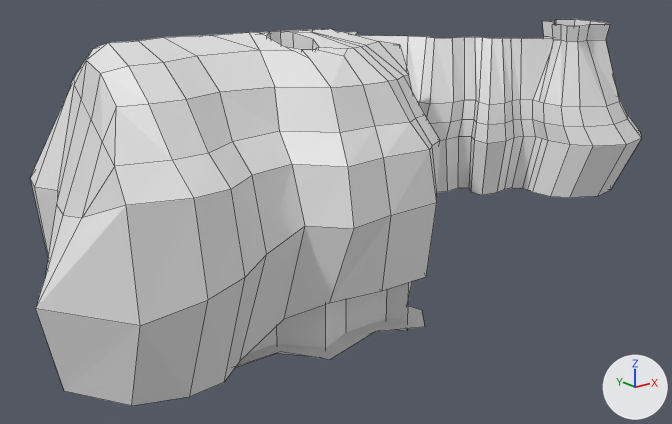
What one commit did to the Blender file Assets/Models/Terrain/BlockingCuevaEN.blend.
The view is the same before and after, from a camera (50 mm lens) standing at (-33.5, -62.0, 58.5) and looking at (25.1, 11.1, 29.3). Lighting does not change. The marker at lower right points along +X, +Y and +Z. The picture after the commit comes second. Mesh edges are drawn as thin lines.
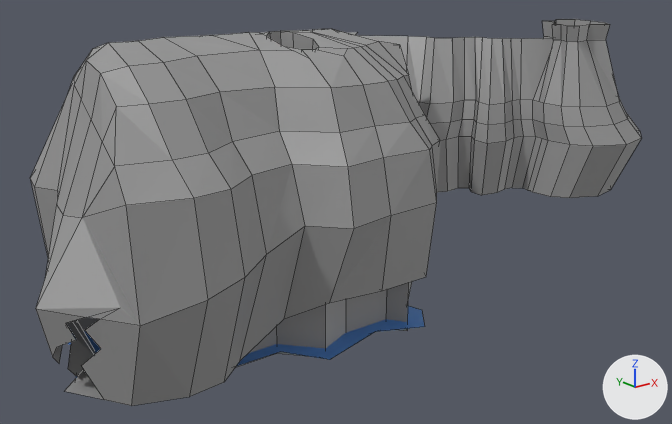
Location of each change, [x1, y1, x2, y2] in pixels of the pictures (672 x 424 px; the box of a moved part takes in the faces that stretch with it):
part 1 of me_plane_001, moved or reshaped
    both: [36, 206, 140, 406]
part 2 of me_plane_001, recoloured (white to blue)
    before: [237, 306, 425, 366]
    after: [67, 306, 425, 378]
part 3 of me_plane_001, recoloured (white to grey)
    both: [30, 19, 641, 406]

What changed in the scene script:
```text
Add mat_agua:
    mat_agua = principled_material('agua')
    mat_agua.base_color = (0.0928, 0.296, 0.8)  # blue #5694e7
Add mat_cesped:
    mat_cesped = principled_material('Cesped')
    mat_cesped.base_color = (0.38, 0.789, 0.24)  # green #a6e686
Add mat_roca:
    mat_roca = principled_material('Roca')
    mat_roca.base_color = (0.313, 0.313, 0.313)  # grey #989898
Change me_plane_001:
    used by ob_plane_001; location = (0.0, 0.0, 22.2)
    remove me_plane_001.from_pydata(...)  # 781 vertices, 624 faces; spans x -10.1..53.3, y -9.7..41.3, z -2.7..26.5
    add me_plane_001.from_pydata(...)  # 800 vertices, 626 faces; spans x -10.1..53.3, y -9.7..41.3, z -2.7..26.5
    me_plane_001 part 1
    4 faces are deleted
    19 vertices are added at x -9.0..-5.7, y -2.3..7.9, z 0.0..9.0
    6 new faces join them, mat_roca (grey #989898)
    me_plane_001 part 2: 5 faces spanning x -6.3..52.4, y -1.8..41.3, z -2.0..9.4 switch from no material to mat_agua (blue #5694e7)
    me_plane_001 part 3: 484 faces spanning x -10.1..53.3, y -9.7..39.1, z -2.7..26.5 switch from no material to mat_roca (grey #989898)
    add me_plane_001.materials.append(mat_material)  # white #e7e7e7
    add me_plane_001.materials.append(mat_cesped)  # green #a6e686
```
